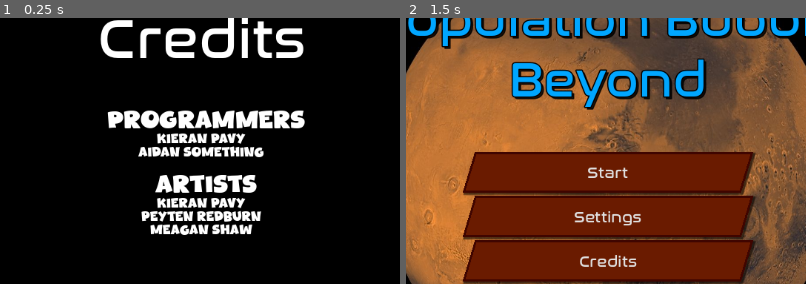
Above: before the commit, frames 1-2 (left to right).
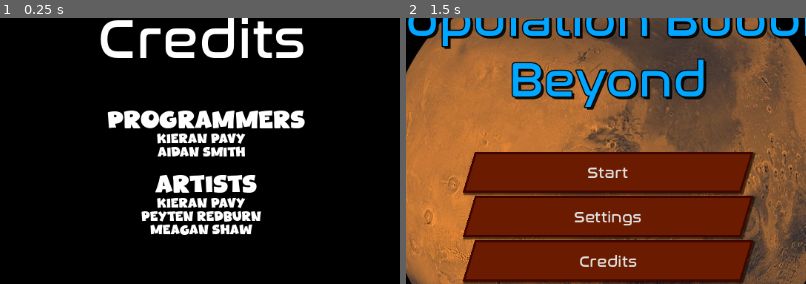
Above: after the commit, the same moments.

Repository: Fach01/Bopulation-Bubble-Beyond
Game: Godot game, scene res://Scenes/CreditScene.tscn
Two runs of this game, one before a commit and one after it. Both use one fixed random seed, a clock stepped at 60 frames per second and the inputs below. This scene is started directly instead of the project's main scene.
Inputs (mouse positions are % of the whole screen's width and height, from its top left):
- Up to frame 1 (0.25 s): no input
- Up to frame 2 (1.5 s): tap Enter at 0.5 s; move the mouse to (72, 45) at 0.52 s; click "Return To Menu" at 1.25 s
The pictures show only the part of the screen within x 25-75%, y 21-71%; the shares and areas given below are measured in that part.

The runs differ from the first frame. In frame 1, 0.9% of the frame differs, in the area x 34-66%, y 48-53%; in frame 2, nothing differs.

Commit message:
theres alot here but i fixed my name

Diff:
--- a/Scenes/CreditScene.tscn
+++ b/Scenes/CreditScene.tscn
@@ -39,7 +39,7 @@
 bbcode_enabled = true
 text = "[center] [font = Nasalization Rg][font_size=30] Programmers [/font_size]
 Kieran Pavy
-Aidan something
+Aidan Smith
 
  [font_size=30] Artists [/font_size]
 Kieran Pavy
